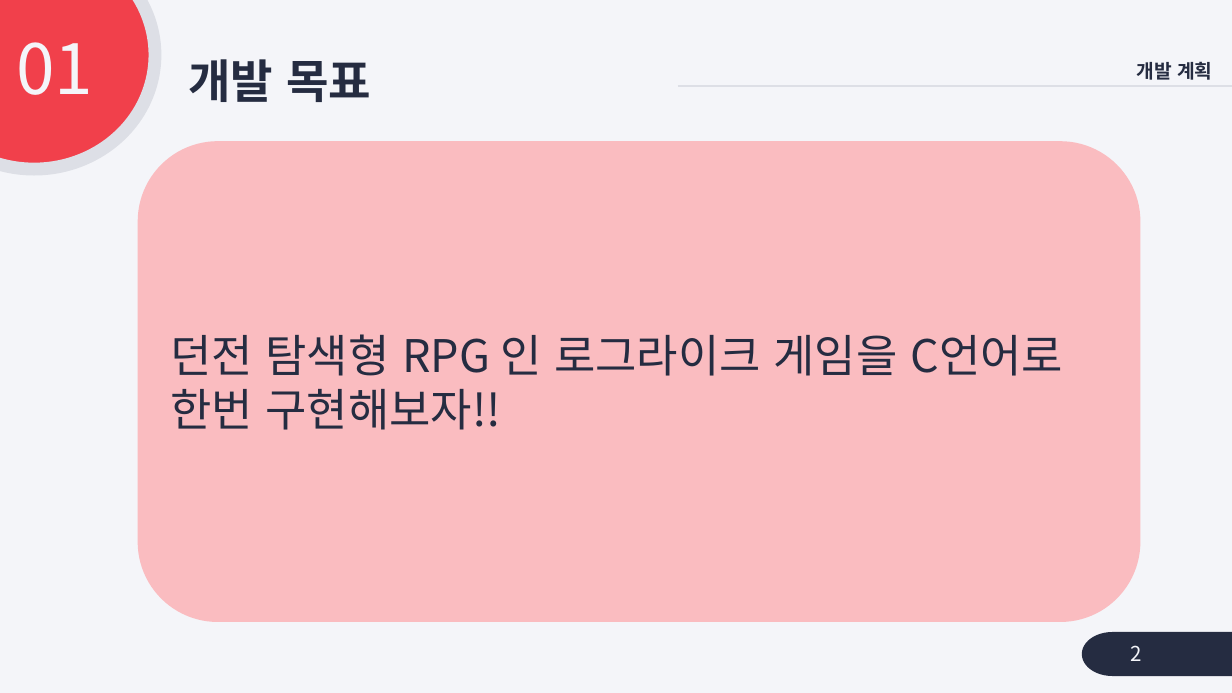
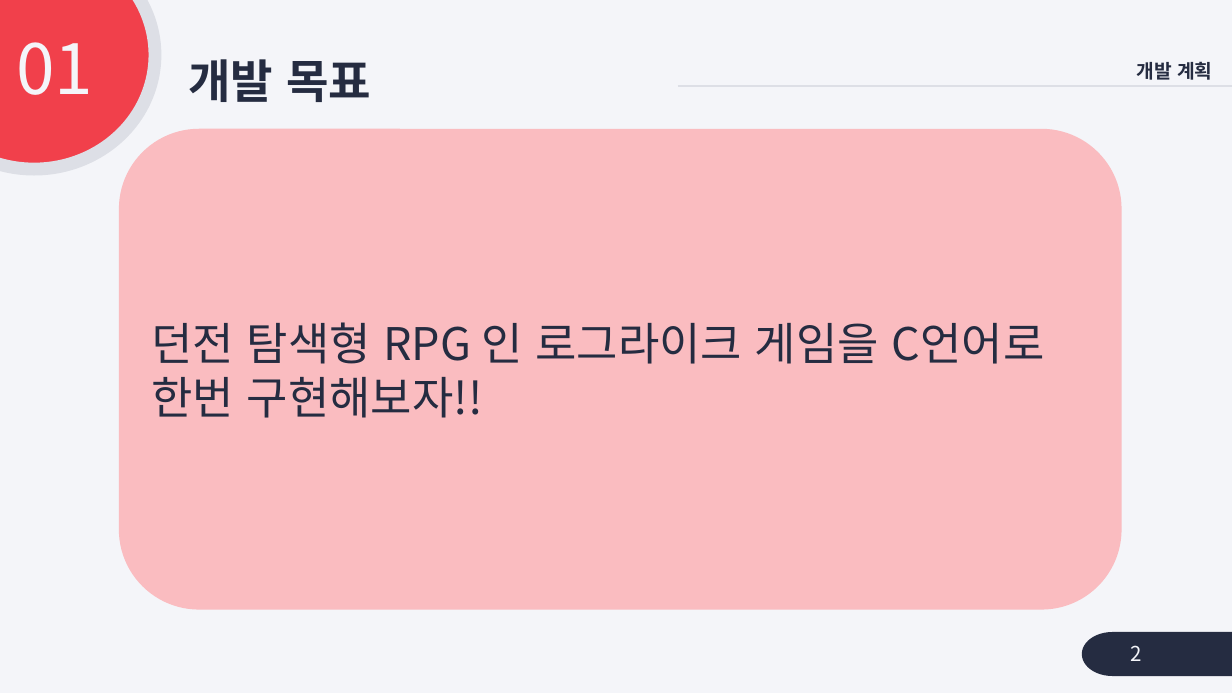
Before and after one commit to jymin0/Survival_Game, a slide deck: slide 2 of 최종 발표 자료.pptx. Drawn at 1232x693 pixels with LibreOffice and Linux fonts; fonts in the diff are those of the drawing. Boxes give left, top, right and bottom in pixels: in the first picture for what was removed or moved away, otherwise in the second. Text is boxed around its words. In the diff, an @@ line names an element or a change of style, - is before the commit and + after.

```diff
--- a/최종 발표 자료.pptx
+++ b/최종 발표 자료.pptx
@@ rounded rectangle "던전 탐색형 RPG 인 로그라이크 ...": place and size @@
-rounded rectangle "던전 탐색형 RPG 인 로그라이크 ..." at (138,141,1141,622)
+rounded rectangle "던전 탐색형 RPG 인 로그라이크 ..." at (119,128,1122,609)
```
Also in this commit, not shown: 5 other slides changed, 1 slide added, 2 slides removed.
